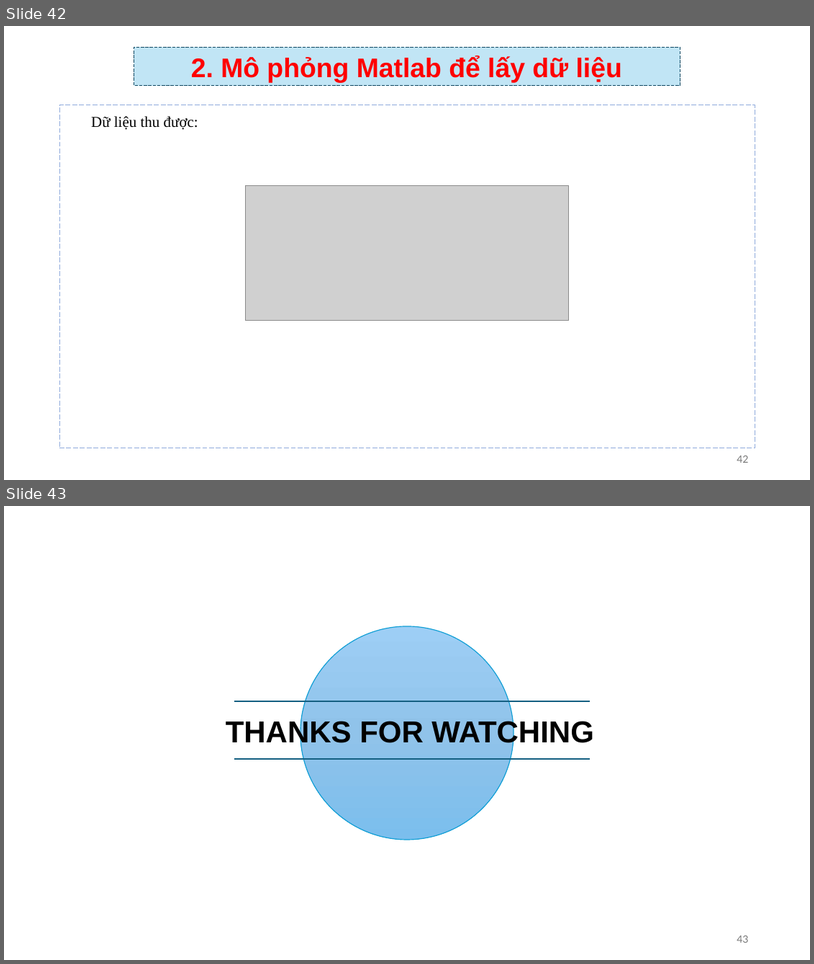
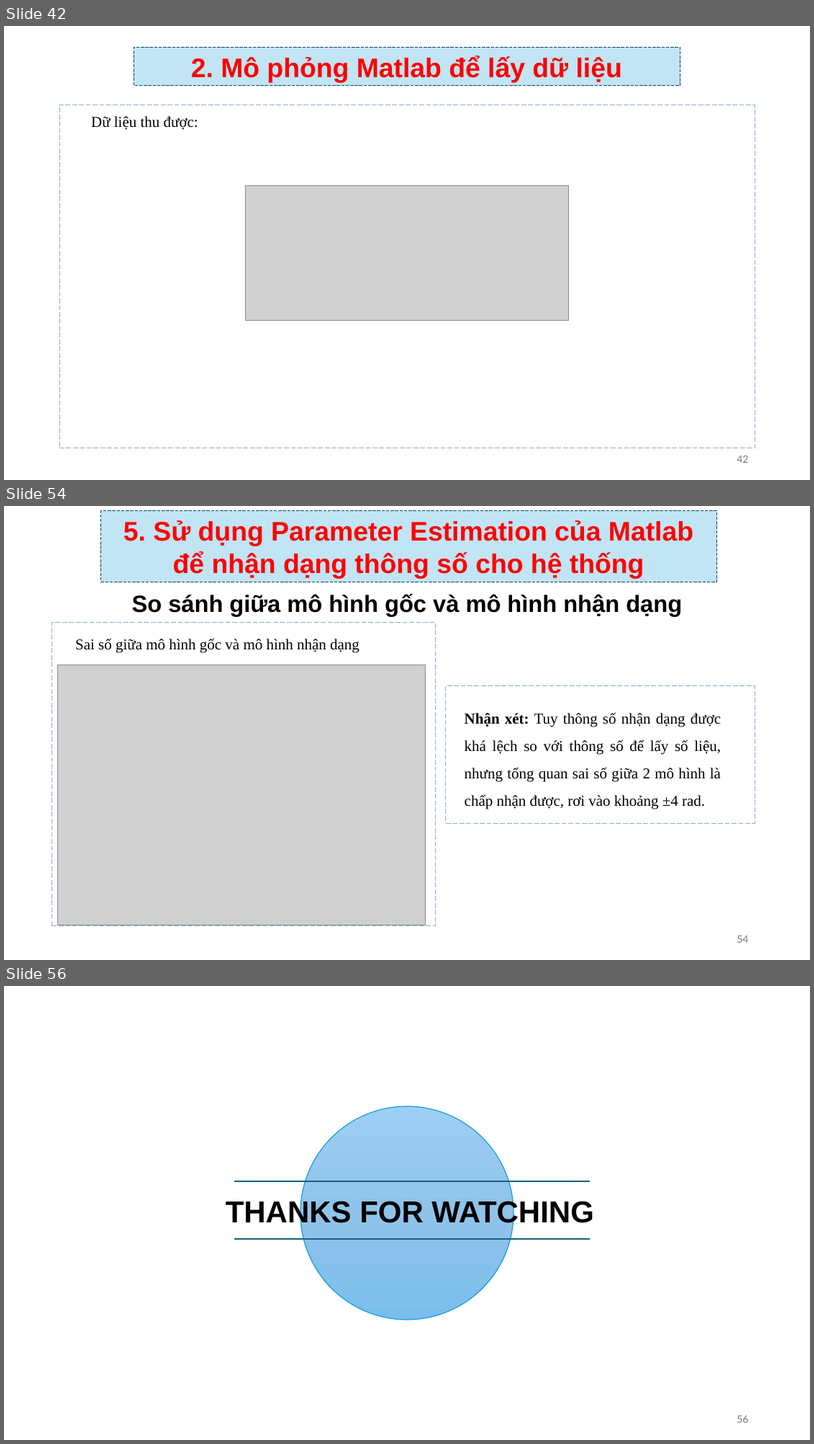
Before and after one commit to TIENPHAT2003/STM32, a slide deck: BaoCaoNhanDang.pptx. Shown one above the other, each under a label of ours: slides 42 and 43 before the commit, slides 42, 54 and 56 after it; the slides between them are not shown. The pictures are 814x964 and 814x1444 pixels, drawn with LibreOffice and Linux fonts; fonts in the diff are those of the drawing; grey boxes stand for pictures; background and template pictures are left out. Boxes give left, top, right and bottom in pixels: in the first picture for what was removed or moved away, otherwise in the second. Text is boxed around its words. In the diff, an @@ line names an element or a change of style, - is before the commit and + after.

Commit message:
Thêm phần nhận dạng thông số vào ppt

```diff
--- a/BaoCaoNhanDang.pptx
+++ b/BaoCaoNhanDang.pptx
@@ slide 54 added at (4,506,810,960), background #FFFFFF @@
@@ rectangle added at (101,511,718,582), fill #C1E5F5, outline #104862 0.75 pt dashed, 32 pt, text #FF0000, bold @@
+5. Sử dụng Parameter Estimation của Matlab để nhận dạng thông số cho hệ thống
@@ text added at (132,594,682,616), 28 pt, text #000000, bold @@
+So sánh giữa mô hình gốc và mô hình nhận dạng
@@ freeform shape added at (52,623,436,925), outline #8FAADC 0.75 pt dashed @@
@@ text added at (75,638,360,652), 18 pt, text #000000 @@
+Sai số giữa mô hình gốc và mô hình nhận dạng
@@ picture added at (58,664,426,924) @@
@@ freeform shape added at (446,686,756,823), outline #8FAADC 0.75 pt dashed @@
@@ text added at (465,712,721,809), 18 pt, text #000000 @@
+Nhận xét: Tuy thông số nhận dạng được khá lệch so với thông số để lấy số liệu, nhưng tổng quan sai số giữa 2 mô hình là chấp nhận được, rơi vào khoảng ±4 rad.
@@ page number added at (737,935,748,942), 12 pt, text #797979 @@
+54
@@ what was slide 43 is now slide 56 @@
@@ page number at (737,1415,748,1422): text changed @@
-43
+56
```
Also in this commit, not shown: 1 slide changed, 12 other slides added, 1 other file.
